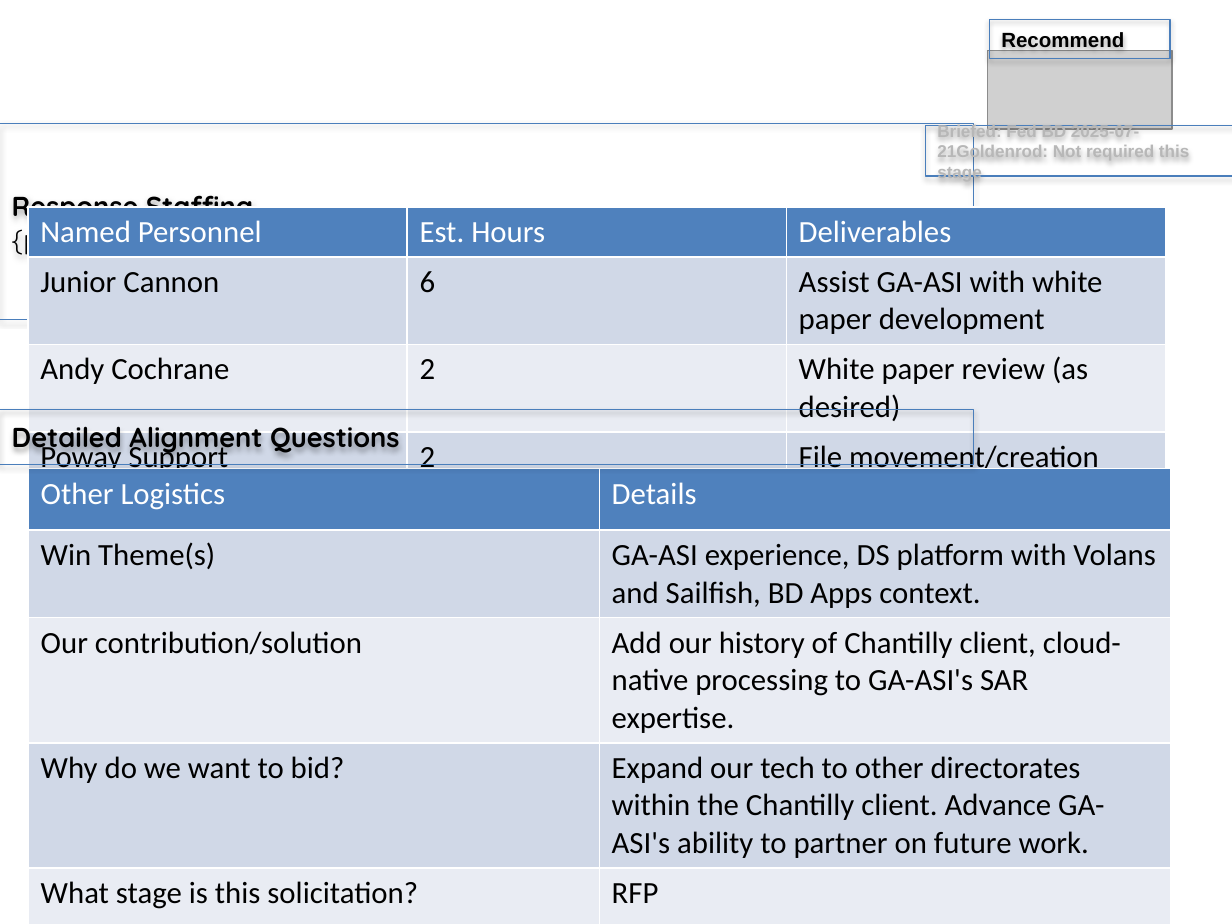
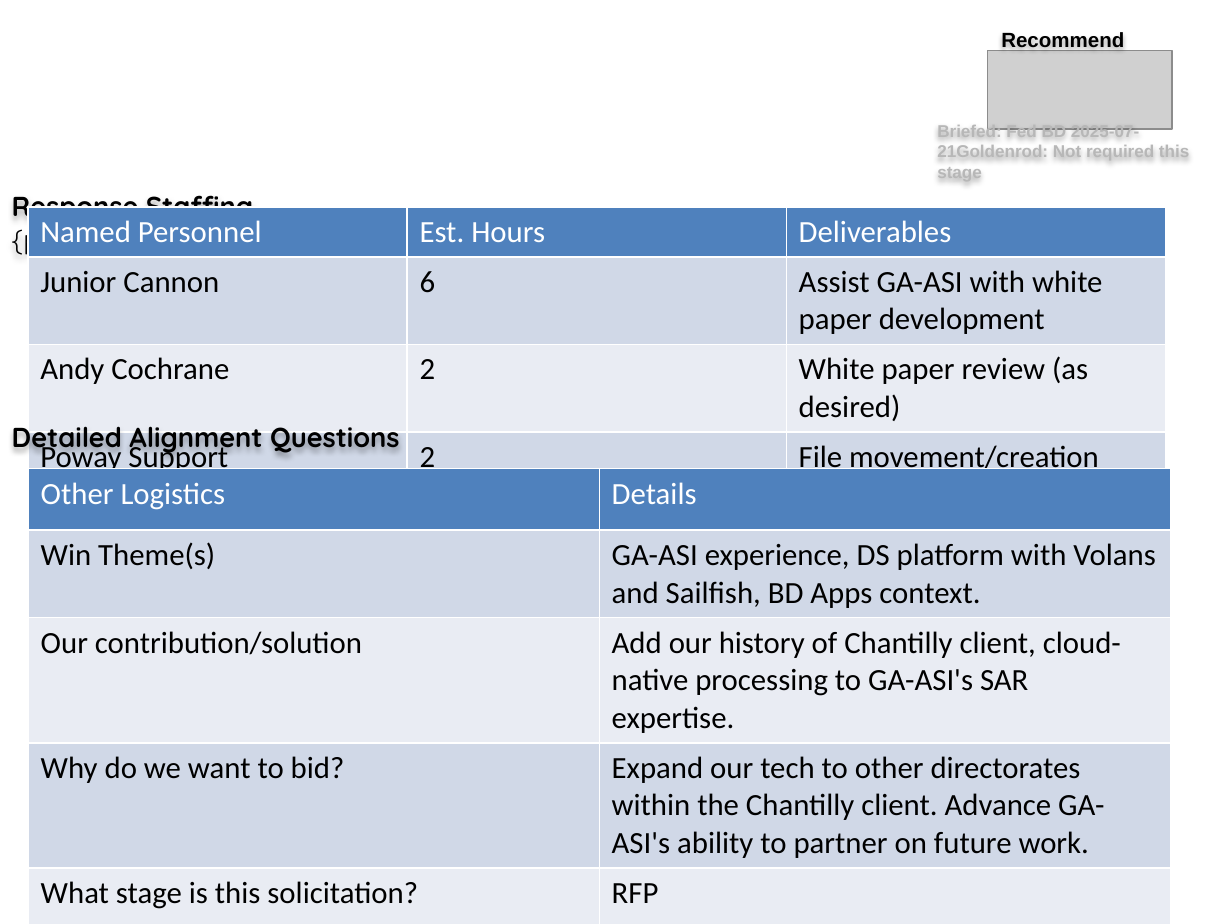
Before and after one commit to CannonJunior/mcp-powerpoint, a slide deck: slide 2 of demo_recreated.pptx. Drawn at 1232x924 pixels with LibreOffice and Linux fonts; fonts in the diff are those of the drawing; grey boxes stand for pictures. Boxes give left, top, right and bottom in pixels: in the first picture for what was removed or moved away, otherwise in the second. Text is boxed around its words. In the diff, an @@ line names an element or a change of style, - is before the commit and + after.

```diff
--- a/demo_recreated.pptx
+++ b/demo_recreated.pptx
@@ 4 texts: place and size @@
-4 texts at bbox=[0, 20, 1232, 464]
+4 texts at bbox=[12, 31, 1189, 456]
@@ outline #4B7EBC 0.75 pt to none; shadow off in 4 elements at bbox=[12, 188, 712, 257], bbox=[12, 420, 399, 456], bbox=[1001, 31, 1124, 51], bbox=[937, 123, 1189, 182] @@
```
Also in this commit, not shown: 1 other slide changed, 6 other files.
